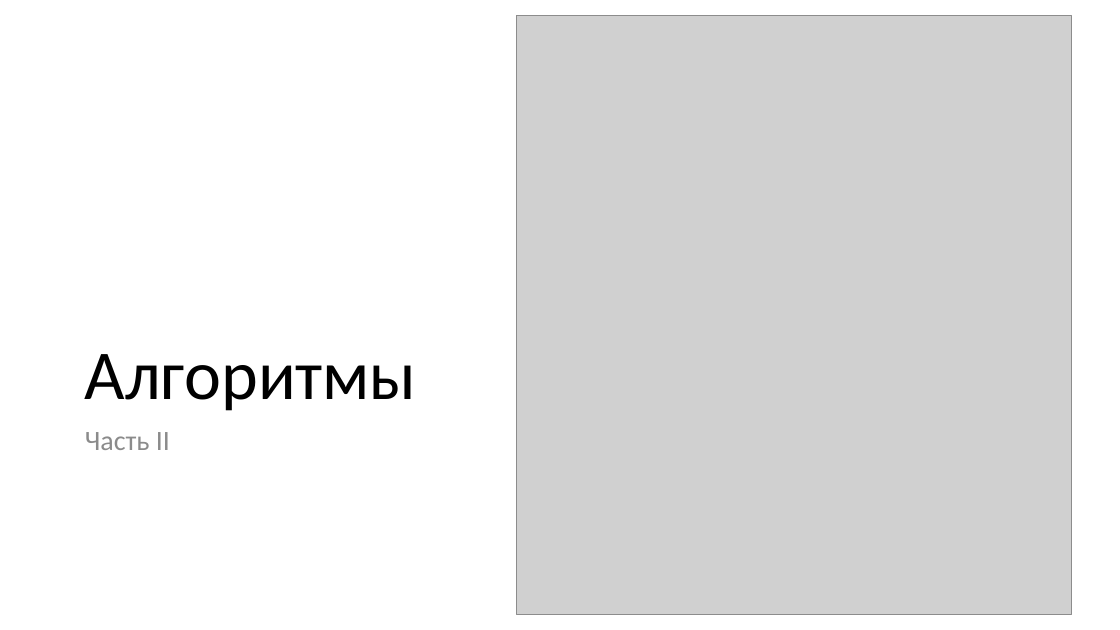
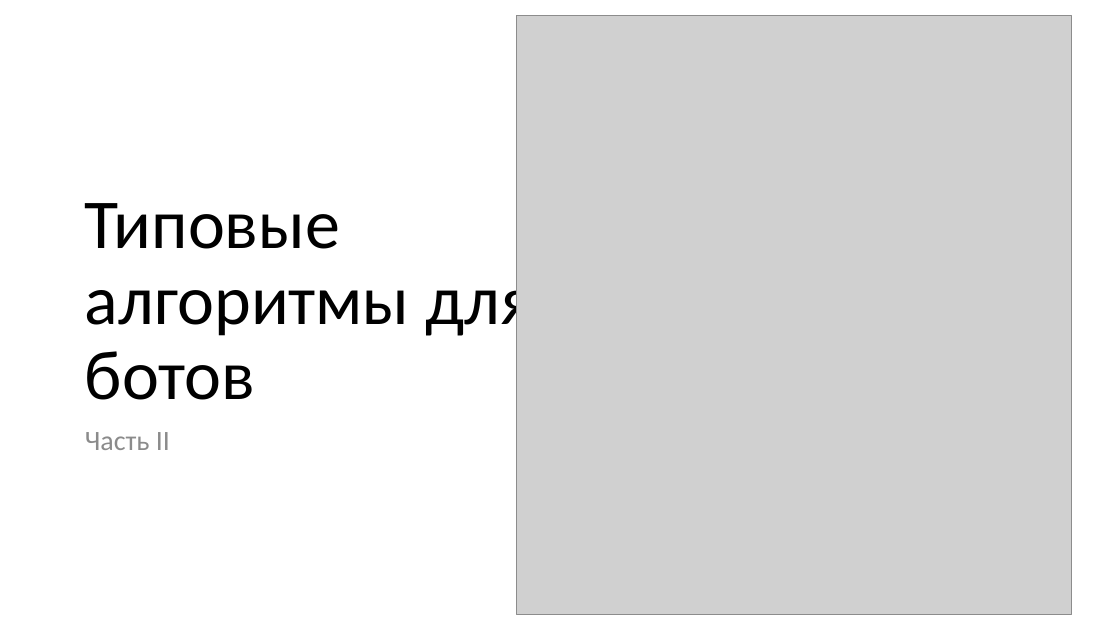
Before and after one commit to paveltsytovich/telegram-course, a slide deck: slide 87 of Presentation/Разработка ботов для телеграмм на Python.pptx. Drawn at 1120x630 pixels with LibreOffice and Linux fonts; fonts in the diff are those of the drawing; grey boxes stand for pictures. Boxes give left, top, right and bottom in pixels: in the first picture for what was removed or moved away, otherwise in the second. Text is boxed around its words. In the diff, an @@ line names an element or a change of style, - is before the commit and + after.

```diff
--- a/Presentation/Разработка ботов для телеграмм на Python.pptx
+++ b/Presentation/Разработка ботов для телеграмм на Python.pptx
@@ title at [85, 203, 533, 400]: text changed @@
-Алгоритмы
+Типовые
+алгоритмы для
+ботов
```
Also in this commit, not shown: 3 slides added.
